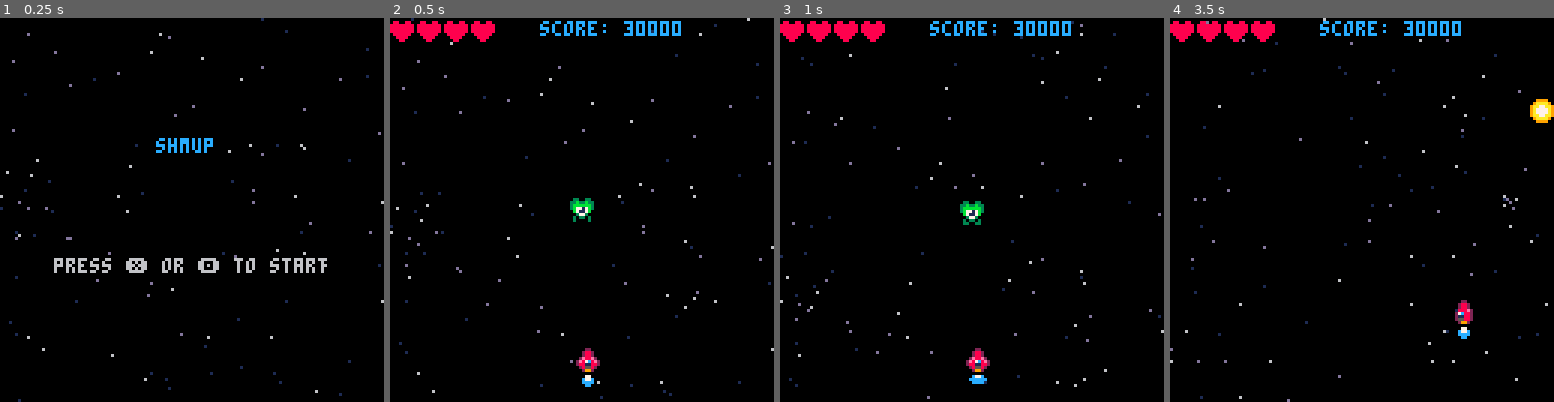
Above: before the commit, frames 1-4 (left to right).
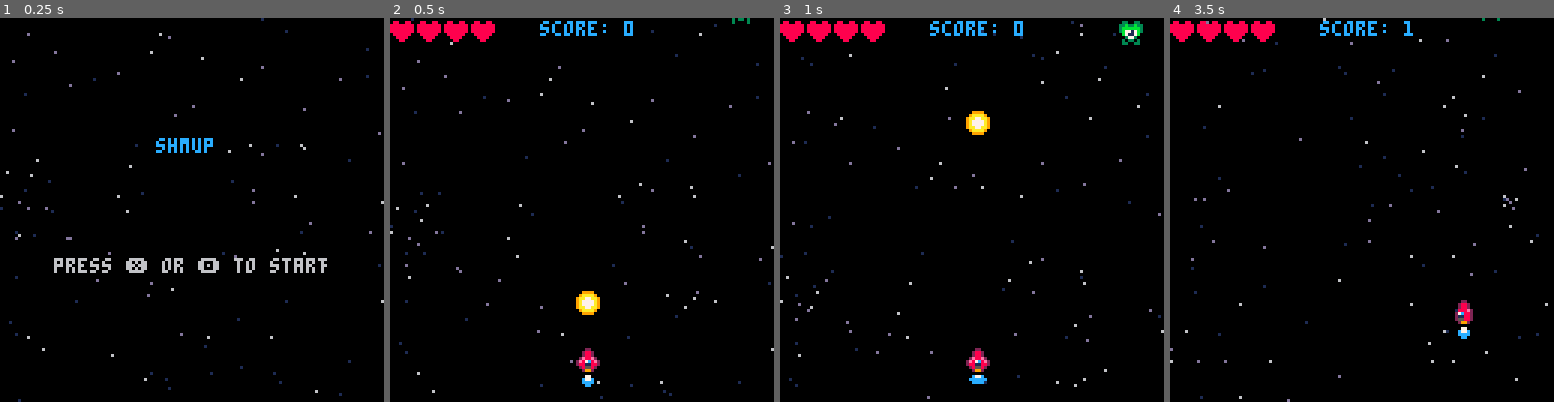
Above: after the commit, the same moments.

Repository: pixelocene/shmup
Game: PICO-8 cartridge shmup.p8
Same seed, same stepped clock (60 frames per second), same inputs: the game is played once before the commit and once after it.
Inputs:
- Up to frame 1 (0.25 s): no input
- Up to frame 2 (0.5 s): tap X (X key) at 0.33 s
- Up to frame 3 (1 s): tap O (Z key) at 0.7 s
- Up to frame 4 (3.5 s): tap X (X key) at 1.07, 1.85, 2.97 s; hold Right 1.6-2.1 s; tap O (Z key) every 0.4 s from 1.7 to 3.3 s; hold Up 2.15-2.42 s; hold Right 2.47-3.03 s; hold Left from 3.08 s (still down)

Frame 1 is identical in both runs. In frame 2, 0.9% of the frame differs, in the area x 46-94%, y 0-78%; in frame 3, 1.2%, in the area x 46-95%, y 0-54%; in frame 4, 0.7%.

Commit message:
:construction: Episode 13

Diff:
--- a/shmup.p8
+++ b/shmup.p8
@@ -2,10 +2,11 @@
 version 38
 __lua__
 -- shmup
--- current episode: 12
+-- current episode: 13
 
 function _init()
 	blinkt=1
+	t=0
 
 	stars={}
 
@@ -21,6 +22,7 @@
 end
 
 function _update()
+	t+=1
 	blinkt+=0.2
 	if mode=="game" then
 		update_game()
@@ -50,21 +52,21 @@
 		sprt=2,
 	}
 
+	t=0
+	bultimer=0
+
 	flamespr=5
 
 	muzzle=0
 
 	lives=4
-	score=30000
+	invul=0
+	score=0
 
 	bullets={}
 	enemies={}
 
-	add(enemies,{
-		x=60,
-		y=60,
-		sprt=21
-	})
+	spawnenemy()
 
 	mode="game"
 end
@@ -128,6 +130,14 @@
 
 	return true
 end
+
+function spawnenemy()
+	add(enemies,{
+		x=rnd(120),
+		y=-8,
+		sprt=21
+	})
+end
 -->8
 --update
 
@@ -163,15 +173,19 @@
 	if btn(⬇️) then
 		ship.sy=2
 	end
-	if btnp(❎) then
-		add(bullets,{
-			x=ship.x,
-			y=ship.y-3,
-			sprt=16,
-		})
-		muzzle=5
-		sfx(0)
-	end
+	if btn(❎) then
+		if bultimer<=0 then
+			add(bullets,{
+				x=ship.x,
+				y=ship.y-3,
+				sprt=16,
+			})
+			muzzle=5
+			sfx(0)
+			bultimer=3
+		end
+	end
+	bultimer-=1
 
 	ship.x+=ship.sx
 	ship.y+=ship.sy
@@ -182,26 +196,37 @@
 	end
 
 	for enemy in all(enemies) do
-		enemy.y+=0.1
+		enemy.y+=0.5
 		enemy.sprt+=0.2
 		if enemy.sprt>25 then
 			enemy.sprt=21
 		end
-	end
-
-	for enemy in all(enemies) do
-		if col(enemy,ship) then
-			lives-=1
-			sfx(1)
+		if enemy.y>128 then
 			del(enemies,enemy)
-		end
+			spawnenemy()
+		end
+	end
+
+	if invul<=0 then
+		for enemy in all(enemies) do
+			if col(enemy,ship) then
+				lives-=1
+				sfx(1)
+				invul=60
+			end
+		end
+	else
+		invul-=1
 	end
 
 	for enemy in all(enemies) do
 		for bullet in all(bullets) do
 			if col(enemy,bullet) then
-				sfx(1)
+				sfx(2)
 				del(enemies,enemy)
+				del(bullets,bullet)
+				score+=1
+				spawnenemy()
 			end
 		end
 	end
@@ -266,8 +291,15 @@
 
 	starfield()
 
-	drawsprt(ship)
-	spr(flamespr,ship.x,ship.y+8)
+	if invul<=0 then
+		drawsprt(ship)
+		spr(flamespr,ship.x,ship.y+8)
+	else
+		if sin(t/3)<0 then
+			drawsprt(ship)
+			spr(flamespr,ship.x,ship.y+8)
+		end
+	end
 
 	for enemy in all(enemies) do
 		drawsprt(enemy)
Not shown, changed: the sound effects (__sfx__) section of shmup.p8
